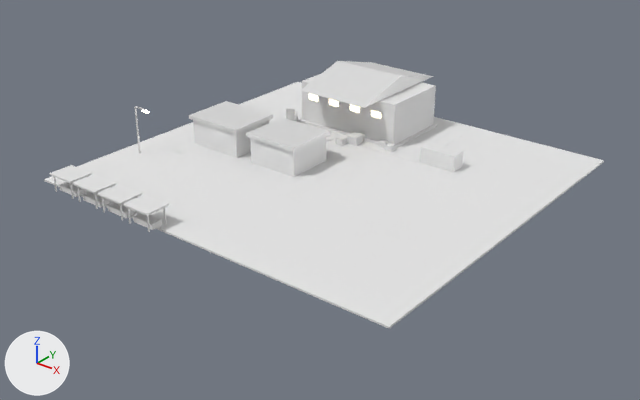
The FBX model Assets/Art/KayseriIsland/Models/Coal/Phase1/Market_P1.fbx as it was, and as the next commit left it.
Before and after are seen from a 50 mm camera at (88.0, -241.0, 68.7) aimed at (1.4, -132.7, 1.5). Every picture has the same lights, and +X, +Y and +Z are marked at lower left. The first picture is the older version. Where no turn or scale is listed for an object, it has been applied to the vertices.

In view in the first picture: 'Market.Goods', 'Market.Pad', 'Market.Shop0', 'Market.Shop1', 'Market.Stalls', 'Market.WH1' and 2 more.
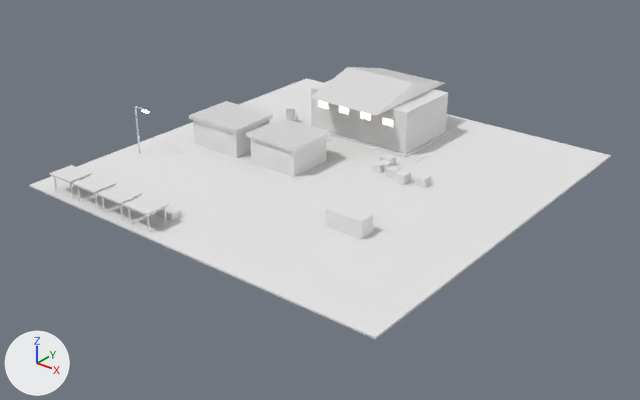
What differs and where, as boxes [x1, y1, x2, y2] in the pictures (640 x 400 px; the box of a moved part takes in the faces that stretch with it):
```json
{"object": "Market.Pad", "change": "reshaped", "before": [44, 82, 604, 328], "after": [29, 78, 611, 339], "on screen": "6% taller"}
{"object": "Market.WH1", "change": "moved", "before": [299, 61, 437, 148], "after": [310, 67, 449, 158]}
{"part": 1, "of": "me_market_goods_001", "change": "moved or reshaped", "before": [379, 139, 389, 148], "after": [379, 159, 394, 172]}
{"part": 2, "of": "me_market_goods_001", "change": "moved or reshaped", "before": [385, 143, 396, 152], "after": [393, 169, 411, 185]}
{"part": 3, "of": "me_market_goods_001", "change": "moved or reshaped", "before": [348, 132, 363, 146], "after": [380, 154, 396, 166]}
{"part": 4, "of": "me_market_goods_001", "change": "moved or reshaped", "before": [358, 133, 365, 141], "after": [373, 161, 383, 173], "on screen": "mostly hidden before"}
{"part": 5, "of": "me_market_goods_001", "change": "moved or reshaped", "after": [386, 165, 401, 178], "on screen": "not visible before"}
{"part": 6, "of": "me_market_goods_001", "change": "moved or reshaped", "before": [336, 136, 347, 146], "after": [415, 173, 431, 188]}
{"part": 7, "of": "me_market_goods_001", "change": "moved or reshaped", "before": [420, 142, 464, 172], "after": [325, 209, 373, 239]}
```

Scene script edits in JSON lines:
```json
{"block": "me_market_pad_001", "where": "# used by ob_market_pad; location = (0.0, 0.0, 5.0)"}
{"op": "remove", "block": "me_market_pad_001", "code": "me_market_pad_001.from_pydata(...)  # 16 vertices, 24 faces; spans x -36.0..36.0, y -162.0..-94.0, z 0.0..0.4"}
{"op": "add", "block": "me_market_pad_001", "code": "me_market_pad_001.from_pydata(...)  # 16 vertices, 24 faces; spans x -36.0..36.0, y -165.0..-91.0, z 0.0..0.4"}
{"block": "me_market_pad_001", "change": "me_market_pad_001 part 8: the loose piece of 8 vertices spanning x -36.0..36.0, y -162.0..-94.0, z 0.0..0.3 is scaled about its middle by (1, 1.09, 1)"}
{"block": "me_market_goods_001", "where": "# used by ob_market_goods; location = (0.0, 0.0, 5.0)"}
{"op": "remove", "block": "me_market_goods_001", "code": "me_market_goods_001.from_pydata(...)  # 56 vertices, 84 faces; spans x -11.9..17.5, y -118.6..-112.5, z 0.3..3.3"}
{"op": "add", "block": "me_market_goods_001", "code": "me_market_goods_001.from_pydata(...)  # 56 vertices, 84 faces; spans x 5.7..19.5, y -145.5..-119.1, z 0.3..3.3"}
{"block": "me_market_goods_001", "change": "me_market_goods_001 part 1: the loose piece of 8 vertices spanning x 0.5..2.0, y -114.1..-112.6, z 0.3..1.5 is scaled about its middle by 1.31, then moved by (6.4, -8.6, 0.2)"}
{"block": "me_market_goods_001", "change": "me_market_goods_001 part 2: the loose piece of 8 vertices spanning x 2.6..4.0, y -115.0..-113.6, z 0.3..1.4 is scaled about its middle by 1.47, then moved by (9.4, -10.1, 0.3)"}
{"block": "me_market_goods_001", "change": "me_market_goods_001 part 3: the loose piece of 8 vertices spanning x -5.0..-3.0, y -116.4..-114.4, z 0.3..1.9 is moved by (10.7, -4.7, 0.0)"}
{"block": "me_market_goods_001", "change": "me_market_goods_001 part 4: the loose piece of 8 vertices spanning x -4.8..-3.4, y -114.1..-112.7, z 0.3..1.4 is scaled about its middle by 1.14, then moved by (11.0, -9.5, 0.1)"}
{"block": "me_market_goods_001", "change": "me_market_goods_001 part 5: the loose piece of 8 vertices spanning x -11.9..-10.4, y -118.6..-117.1, z 0.3..1.6 is scaled about its middle by 1.18, then moved by (21.4, -5.5, 0.1)"}
{"block": "me_market_goods_001", "change": "me_market_goods_001 part 6: the loose piece of 8 vertices spanning x -6.6..-5.1, y -118.0..-116.5, z 0.3..1.5 is scaled about its middle by 1.25, then moved by (21.9, -5.9, 0.2)"}
{"block": "me_market_goods_001", "change": "me_market_goods_001 part 7: the loose piece of 8 vertices spanning x 10.5..17.5, y -115.5..-112.5, z 0.3..3.3 is moved by (2.0, -30.0, 0.0)"}
{"op": "set", "path": "ob_market_wh1.location", "old": "(-8.0, -106.0, 5.3)", "new": "(-4.0, -108.0, 5.3)"}
```
